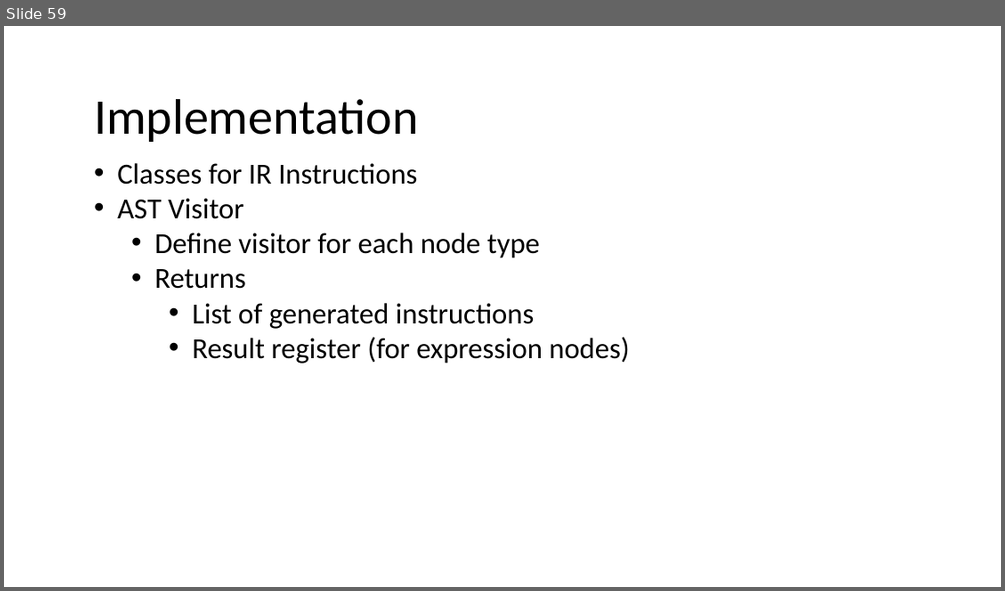
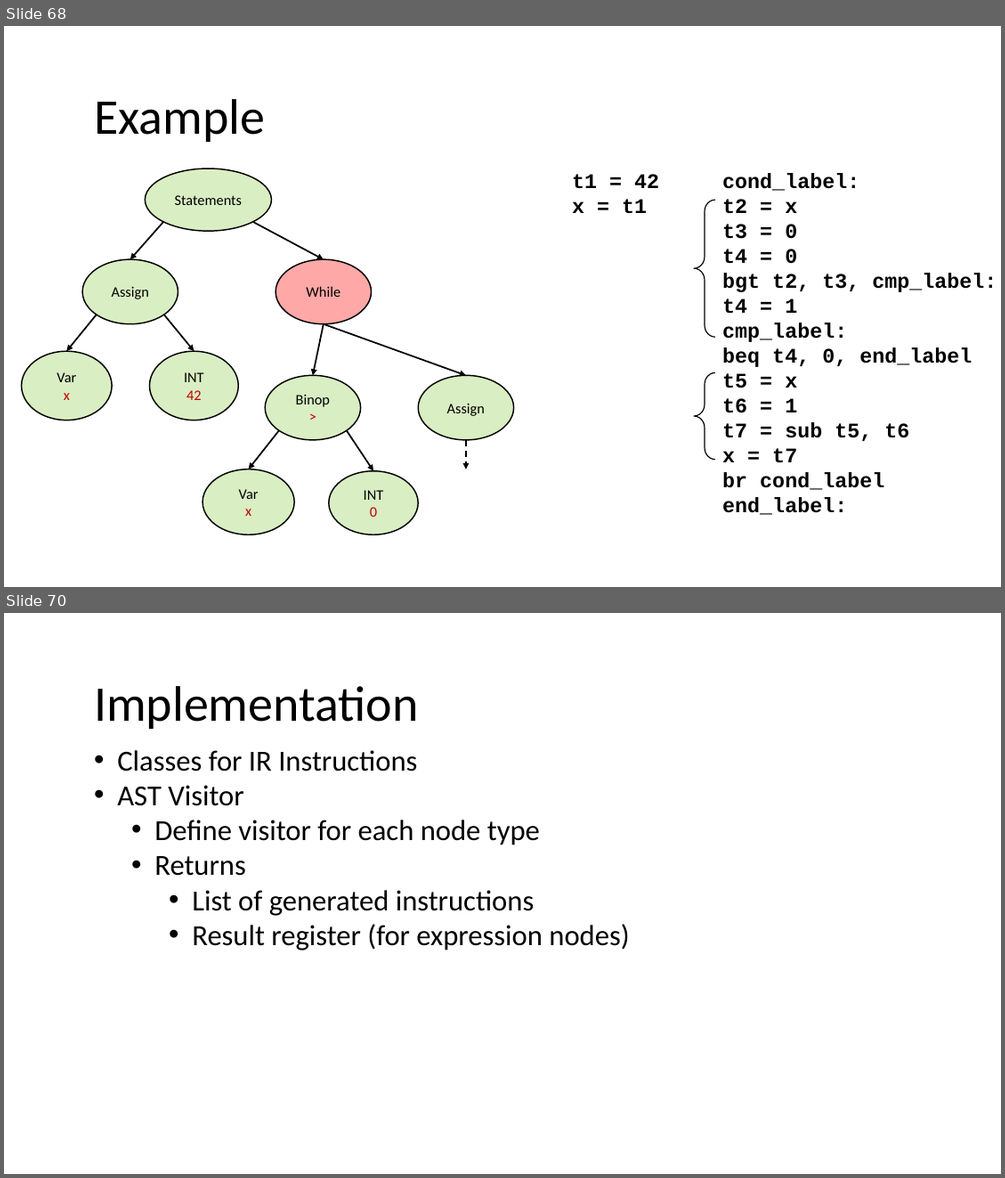
Before and after one commit to nivshani/compilation, a slide deck: slides/IR.pptx. Shown one above the other, each under a label of ours: slide 59 before the commit, slides 68 and 70 after it; the slides between them are not shown. The pictures are 1005x591 and 1005x1178 pixels, drawn with LibreOffice and Linux fonts; fonts in the diff are those of the drawing. Boxes give left, top, right and bottom in pixels: in the first picture for what was removed or moved away, otherwise in the second. Text is boxed around its words. In the diff, an @@ line names an element or a change of style, - is before the commit and + after.

```diff
--- a/slides/IR.pptx
+++ b/slides/IR.pptx
@@ slide 68 added at [4, 26, 1001, 587], background #FFFFFF @@
@@ text added at [94, 99, 265, 142], 48 pt, text #000000 @@
+Example
@@ ellipse added at [146, 168, 272, 232], fill #92D050 at 34% opacity, outline #000000 1.25 pt, 14 pt, text #000000 @@
+Statements
@@ text added at [572, 174, 659, 213], 20 pt, text #000000, bold @@
+t1 = 42
+x = t1
@@ text added at [722, 173, 996, 515], 20 pt, text #000000, bold @@
+cond_label:
+t2 = x
+t3 = 0
+t4 = 0
+bgt t2, t3, cmp_label:
+t4 = 1
+cmp_label:
+beq t4, 0, end_label
+t5 = x
+t6 = 1
+t7 = sub t5, t6
+x = t7
+br cond_label
+end_label:
@@ left brace added at [695, 200, 715, 337], outline #000000 1 pt @@
@@ arrow added from (163, 222) to (130, 259), #000000 1.5 pt @@
@@ arrow added from (253, 222) to (324, 259), #000000 1.5 pt @@
@@ ellipse added at [82, 259, 178, 323], fill #92D050 at 34% opacity, outline #000000 1.25 pt, 14 pt, text #000000 @@
+Assign
@@ ellipse added at [275, 259, 372, 323], fill #FF0000 at 34% opacity, outline #000000 1.25 pt, 14 pt, text #000000 @@
+While
@@ arrow added from (97, 314) to (67, 351), #000000 1.5 pt @@
@@ arrow added from (164, 314) to (194, 351), #000000 1.5 pt @@
@@ arrow added from (324, 323) to (313, 375), #000000 1.5 pt @@
@@ arrow added from (324, 323) to (466, 375), #000000 1.5 pt @@
@@ ellipse added at [21, 351, 112, 420], fill #92D050 at 34% opacity, outline #000000 1.25 pt, 14 pt, text #000000 @@
+Var
+x
@@ ellipse added at [150, 351, 239, 420], fill #92D050 at 34% opacity, outline #000000 1.25 pt, 14 pt, text #000000 @@
+INT
+42
@@ ellipse added at [265, 375, 361, 440], fill #92D050 at 34% opacity, outline #000000 1.25 pt, 14 pt, text #000000 @@
+Binop
+>
@@ ellipse added at [418, 375, 514, 440], fill #92D050 at 34% opacity, outline #000000 1.25 pt, 14 pt, text #000000 @@
+Assign
@@ left brace added at [695, 373, 715, 459], outline #000000 1 pt @@
@@ arrow added from (279, 431) to (249, 469), #000000 1.5 pt @@
@@ arrow added from (347, 431) to (373, 471), #000000 1.5 pt @@
@@ arrow added from (466, 440) to (466, 469), #000000 1.5 pt dashed @@
@@ ellipse added at [202, 469, 295, 535], fill #92D050 at 34% opacity, outline #000000 1.25 pt, 14 pt, text #000000 @@
+Var
+x
@@ ellipse added at [329, 471, 418, 534], fill #92D050 at 34% opacity, outline #000000 1.25 pt, 14 pt, text #000000 @@
+INT
+0
@@ what was slide 59 is now slide 70 @@
```
Also in this commit, not shown: 5 slides changed, 13 other slides added, 3 slides removed, 1 other file.
